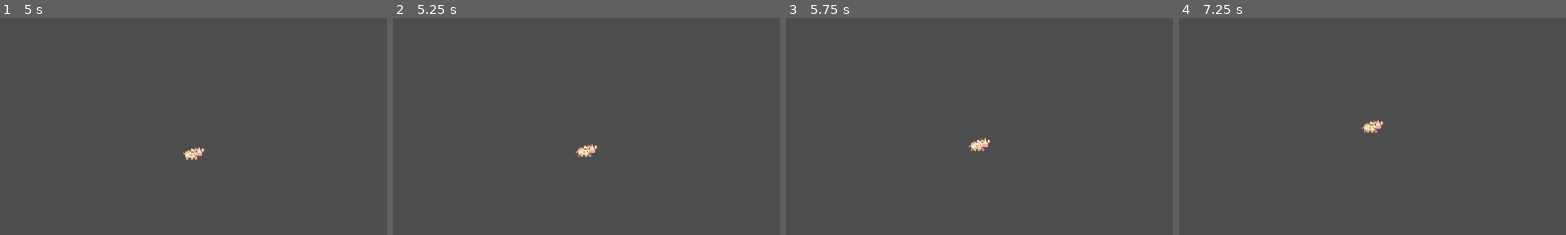
Above: before the commit, frames 1-4 (left to right).
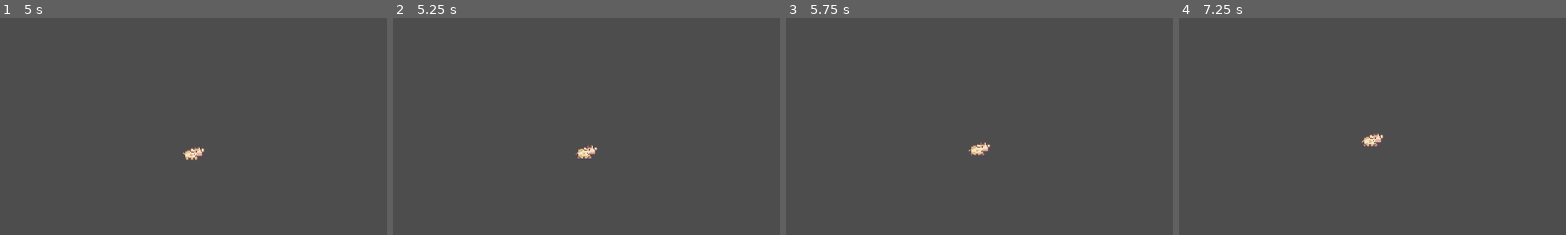
Above: after the commit, the same moments.

Repository: Kikilinga/Satihs
Game: Godot game, scene res://Characters/cow.tscn
Same seed, same stepped clock (60 frames per second), same inputs: the game is played once before the commit and once after it. This scene is started directly instead of the project's main scene.
Inputs:
- Up to frame 1 (5 s): tap Enter at 0.5, 2, 3.5 s; tap Space at 1.25, 2.75, 4.25 s
- Up to frame 2 (5.25 s): no input
- Up to frame 3 (5.75 s): no input
- Up to frame 4 (7.25 s): no input
The pictures show only the part of the screen within x 27-77%, y 12-62%; the shares and areas given below are measured in that part.

Frame 1 is identical in both runs. In frame 2, 0.2% of the frame differs, in the area x 47-53%, y 58-65%; in frame 3, 0.3%; in frame 4, 0.5%, in the area x 47-53%, y 46-60%.

Commit message:
Changed cow move function
Cow has been changed from move and slide to move and collide, because it would "stick" to the player before.

Changed variable names to better reflect what they do.

Code has been made more legible.

Diff:
--- a/Characters/cow.tscn
+++ b/Characters/cow.tscn
@@ -1,32 +1,25 @@
-[gd_scene load_steps=12 format=3 uid="uid://c3d4rgc10d43"]
+[gd_scene load_steps=12 format=3 uid="uid://bmydxhj2hwwpu"]
 
 [ext_resource type="Texture2D" uid="uid://vkqpory3sj7g" path="res://AssetPack/Sprout Lands - Sprites - Basic pack/Characters/Free Cow Sprites.png" id="1_oub1x"]
 
 [sub_resource type="GDScript" id="GDScript_en6j4"]
 script/source = "extends CharacterBody2D
 
-enum COW_STATE { IDLE, WALK }
-
-@export var move_speed : float = 30
+@export var move_speed : float = 15
 @export var idle_time : float = 5
 @export var walk_time : float = 5
 
-@onready var animation_tree= $AnimationTree
-@onready var state_machine = animation_tree.get(\"parameters/playback\")
+@onready var animation_state = $AnimationTree.get(\"parameters/playback\")
 @onready var sprite = $Sprite2D
 @onready var timer = $Timer
 
-
 var move_direction: Vector2 = Vector2.ZERO
-var current_state: COW_STATE = COW_STATE.WALK
 
 func _ready():
-	pick_new_state()
+	timer.start(idle_time)
 
-func _physics_process(_delta):
-	if (current_state == COW_STATE.WALK):
-		velocity = move_direction * move_speed
-		move_and_slide()
+func _physics_process(delta):
+	move_and_collide(move_direction*move_speed*delta)
 
 #Randomly generated a move direction
 # can be either -1, 0, or 1 for x and y
@@ -35,31 +28,33 @@
 		randi_range(-1,1),
 		randi_range(-1,1)
 	)
+	#switch the direction they are facing
 
-	#switch the direction they are facing
+func flip_sprite():
 	if (move_direction.x < 0):
 		sprite.flip_h = true
 	elif (move_direction.x > 0):
 		sprite.flip_h = false
 
 # Switch from walking to idling
-func pick_new_state():
-	if(current_state == COW_STATE.IDLE):
-		#Change to Walk State
-		state_machine.travel(\"walk\")
-		current_state = COW_STATE.WALK
-		select_new_direction()
+func change_animation_state():
+	#Change to Walk State
+	if(move_direction == Vector2(0,0)):
+		#ensure cow moves
+		while (move_direction == Vector2(0,0)):
+			select_new_direction()
+		flip_sprite()
+		animation_state.travel(\"walk\")
 		timer.start(walk_time)
-	elif(current_state == COW_STATE.WALK):
-		#Change to Idle State
-		state_machine.travel(\"idle\")
-		current_state = COW_STATE.IDLE
+	#Change to Idle State
+	elif(move_direction != Vector2(0,0)):
+		animation_state.travel(\"idle\")
+		#ensure cow doesn't move
+		move_direction = Vector2(0,0)
 		timer.start(idle_time)
 
-
 func _on_timer_timeout():
-	pick_new_state()
-
+	change_animation_state()
 "
 
 [sub_resource type="RectangleShape2D" id="RectangleShape2D_lxrdk"]
